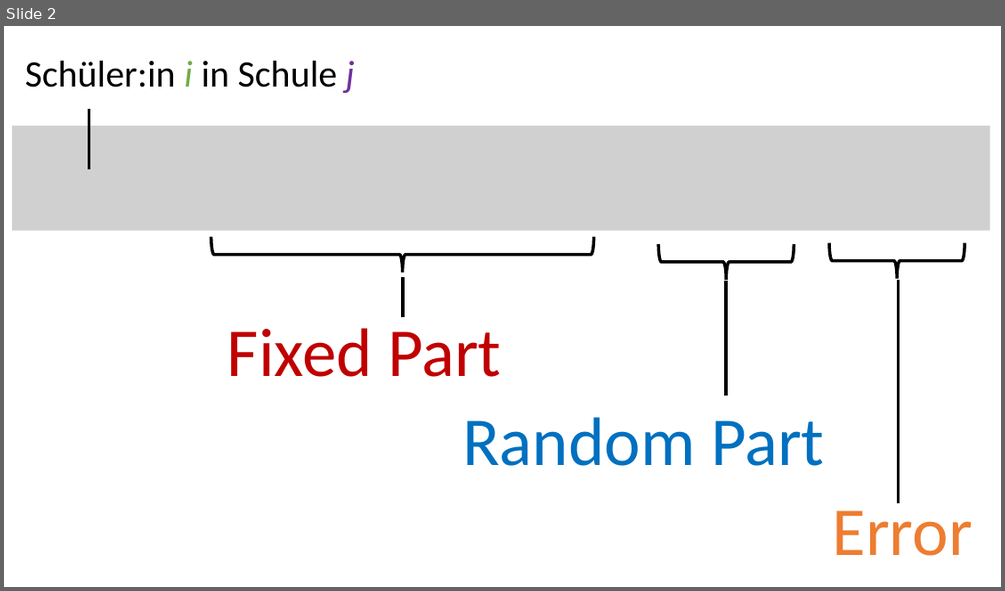
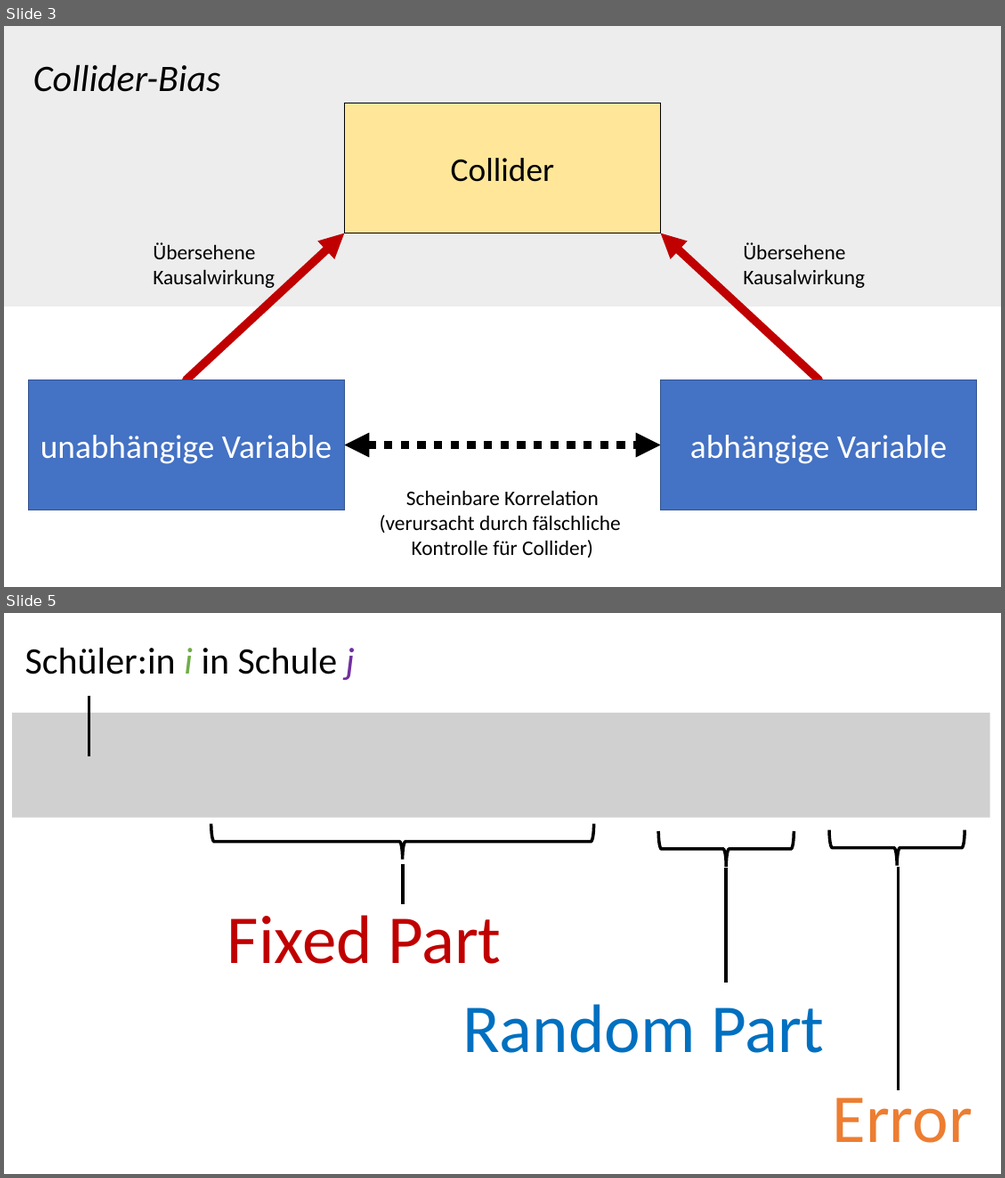
Before and after one commit to ctreffe/statspace, a slide deck: docs/files/slides.pptx. Shown one above the other, each under a label of ours: slide 2 before the commit, slides 3 and 5 after it; the slides between them are not shown. The pictures are 1005x591 and 1005x1178 pixels, drawn with LibreOffice and Linux fonts; fonts in the diff are those of the drawing; grey boxes stand for pictures. Boxes give left, top, right and bottom in pixels: in the first picture for what was removed or moved away, otherwise in the second. Text is boxed around its words. In the diff, an @@ line names an element or a change of style, - is before the commit and + after.

```diff
--- a/docs/files/slides.pptx
+++ b/docs/files/slides.pptx
@@ slide 3 added at bbox=[4, 26, 1001, 587], background #FFFFFF @@
@@ rectangle added at bbox=[4, 26, 1001, 306], fill #EDEDED @@
@@ text added at bbox=[33, 65, 221, 92], 36 pt, text #000000, italic @@
+Collider-Bias
@@ rectangle added at bbox=[344, 103, 661, 233], fill #FFE699, outline #000000 1 pt, 32 pt, text #000000 @@
+Collider
@@ arrow added from (186, 379) to (344, 233), #C00000 8 pt @@
@@ arrow added from (819, 379) to (661, 233), #C00000 8 pt @@
@@ text added at bbox=[153, 242, 275, 288], 20 pt, text #000000 @@
+Übersehene
+Kausalwirkung
@@ text added at bbox=[743, 242, 865, 288], 20 pt, text #000000 @@
+Übersehene
+Kausalwirkung
@@ rectangle added at bbox=[28, 379, 344, 510], fill #4472C4, outline #325491 1 pt, 32 pt, text #FFFFFF @@
+unabhängige Variable
@@ rectangle added at bbox=[661, 379, 977, 510], fill #4472C4, outline #325491 1 pt, 32 pt, text #FFFFFF @@
+abhängige Variable
@@ double arrow added from (344, 445) to (661, 445), #000000 8 pt dashed @@
@@ text added at bbox=[380, 490, 621, 557], 20 pt, text #000000 @@
+Scheinbare Korrelation
+(verursacht durch fälschliche
+Kontrolle für Collider)
@@ what was slide 2 is now slide 5 @@
```
Also in this commit, not shown: 1 slide changed, 2 other slides added, 7 other files.
